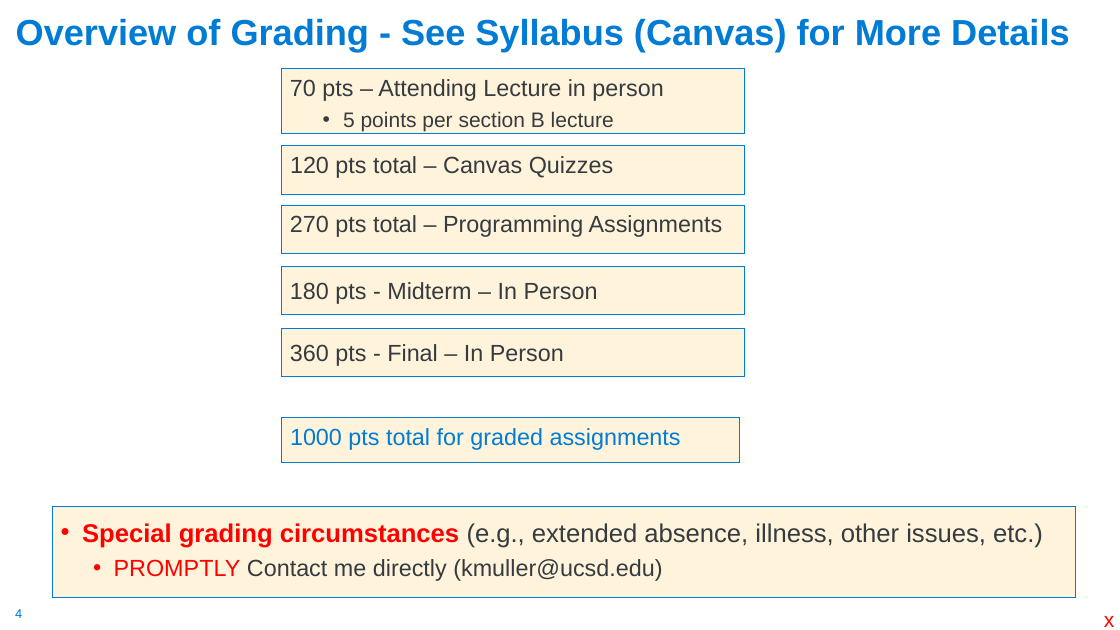
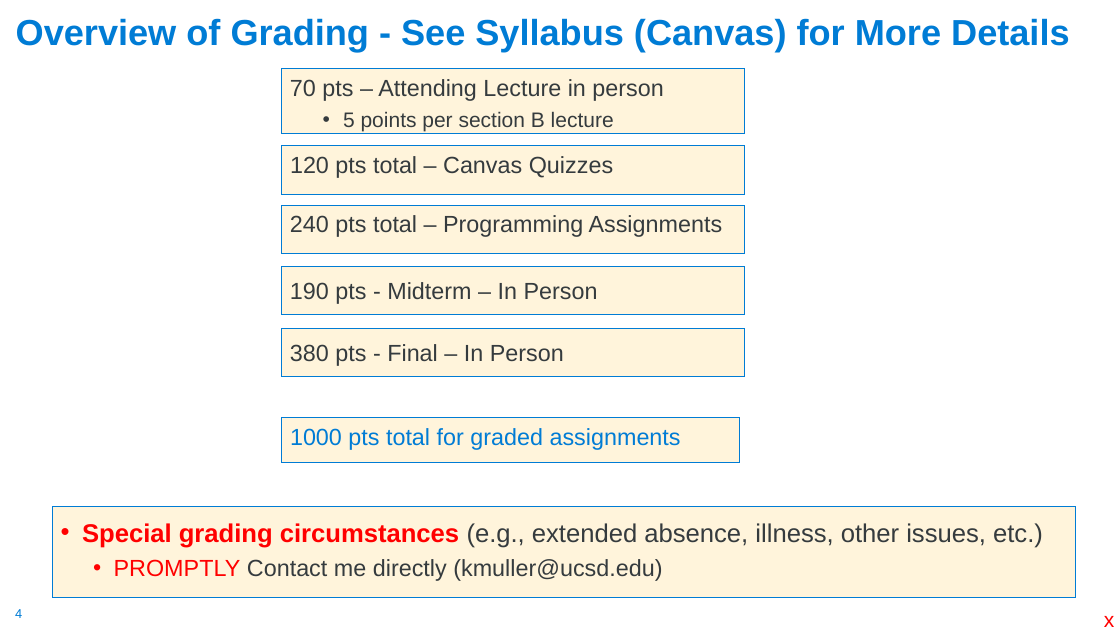
Before and after one commit to cse30-sp24/Muller-Slides, a slide deck: slide 4 of 01-C-Part1.pptx. Drawn at 1120x630 pixels with LibreOffice and Linux fonts; fonts in the diff are those of the drawing. Boxes give left, top, right and bottom in pixels: in the first picture for what was removed or moved away, otherwise in the second. Text is boxed around its words. In the diff, an @@ line names an element or a change of style, - is before the commit and + after.

```diff
--- a/01-C-Part1.pptx
+++ b/01-C-Part1.pptx
@@ text in rectangle at bbox=[290, 215, 723, 237]: text changed @@
-270 pts total – Programming Assignments
+240 pts total – Programming Assignments
@@ text in rectangle at bbox=[290, 282, 598, 304]: text changed @@
-180 pts - Midterm – In Person
+190 pts - Midterm – In Person
@@ text in rectangle at bbox=[290, 344, 564, 366]: text changed @@
-360 pts - Final – In Person
+380 pts - Final – In Person
```
Also in this commit, not shown: 12 other slides changed, 1 slide added, 1 other file.
